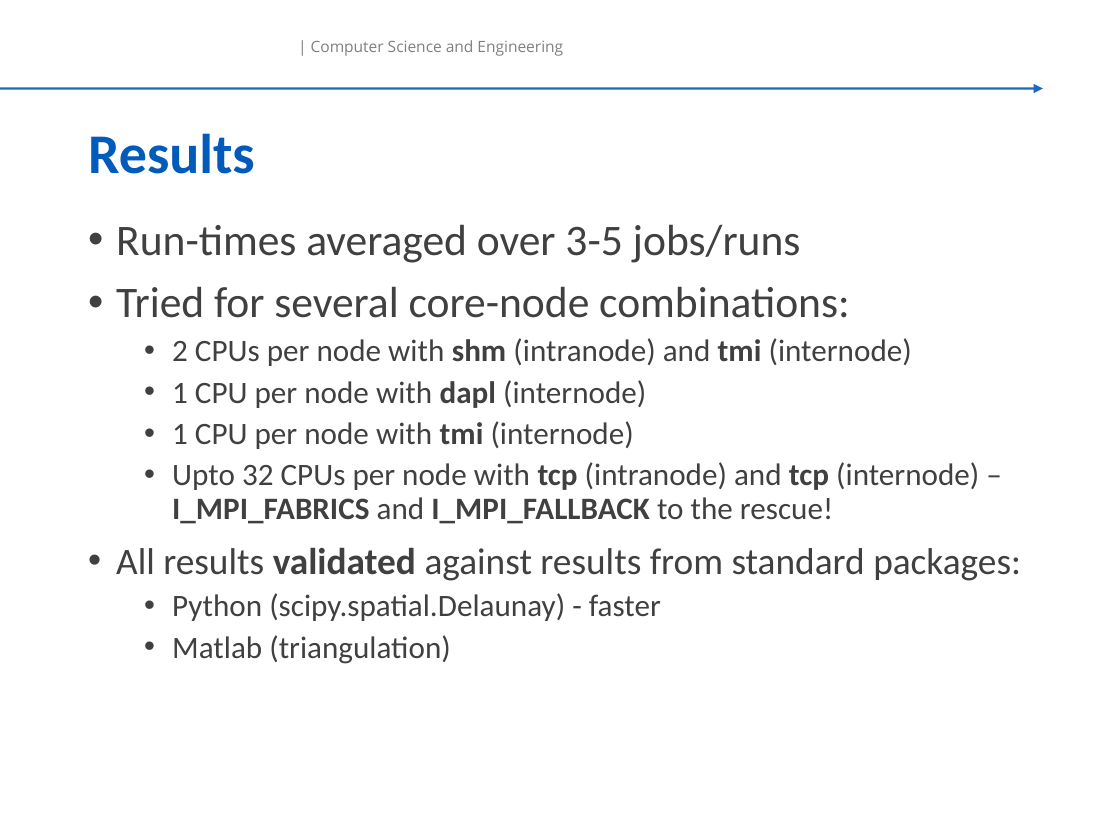
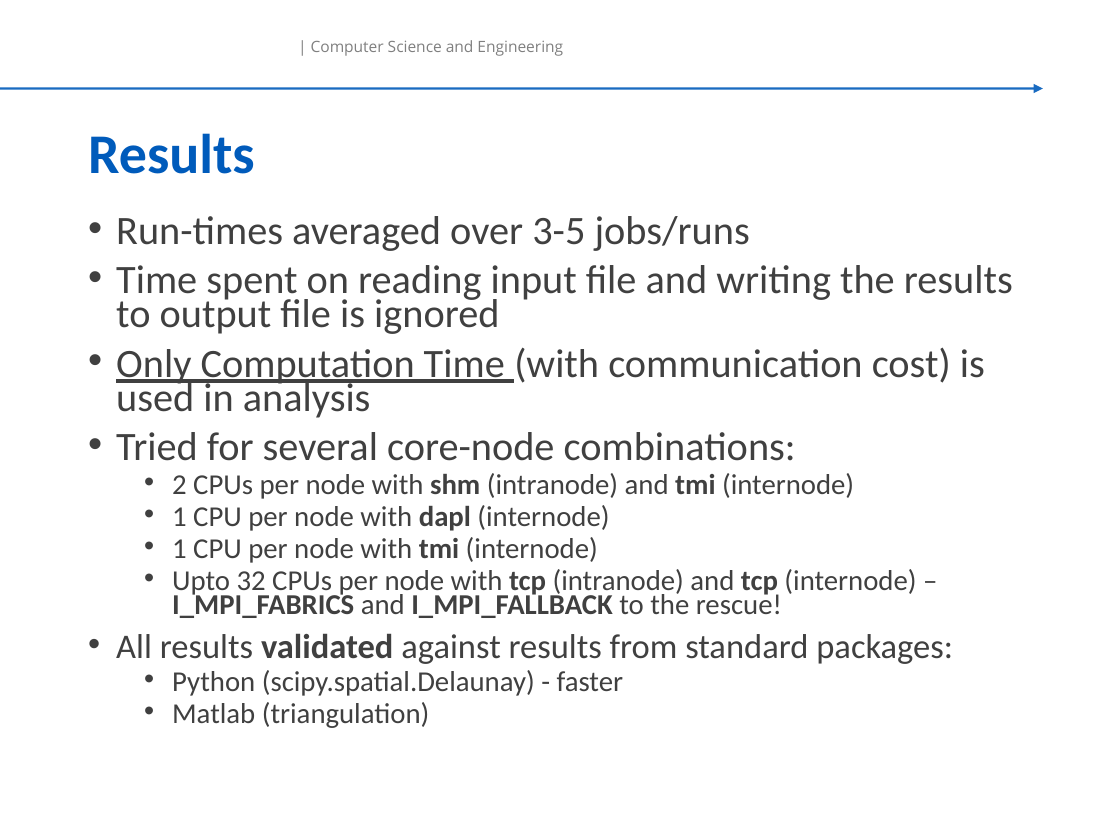
Before and after one commit to adrsh18/parallel, a slide deck: slide 14 of docs/Delaunay_Triangulation.pptx. Drawn at 1120x840 pixels with LibreOffice and Linux fonts; fonts in the diff are those of the drawing; background and template pictures are left out. Boxes give left, top, right and bottom in pixels: in the first picture for what was removed or moved away, otherwise in the second. Text is boxed around its words. In the diff, an @@ line names an element or a change of style, - is before the commit and + after.

```diff
--- a/docs/Delaunay_Triangulation.pptx
+++ b/docs/Delaunay_Triangulation.pptx
@@ text at <box>116,216,953,728</box>: size 28 to 25.9 pt in "Run-times averaged over 3-5 jobs/runs", "Tried for several core-node combinations:"; size 20 to 18.5 pt in "2 CPUs per node with shm (intranode) ...", "1 CPU per node with dapl (internode)", "1 CPU per node with tmi (internode)", "Upto 32 CPUs per node with tcp ..." and 2 more places; size 24 to 22.2 pt in "All results validated against results from standard ..."; line spacing 0.9 to 0.7 @@
@@ text at <box>116,265,1013,418</box>: paragraphs added @@
+• Time spent on reading input file and writing the results to output file is ignored
+• Only Computation Time (with communication cost) is used in analysis
```
Also in this commit, not shown: 1 other file.
